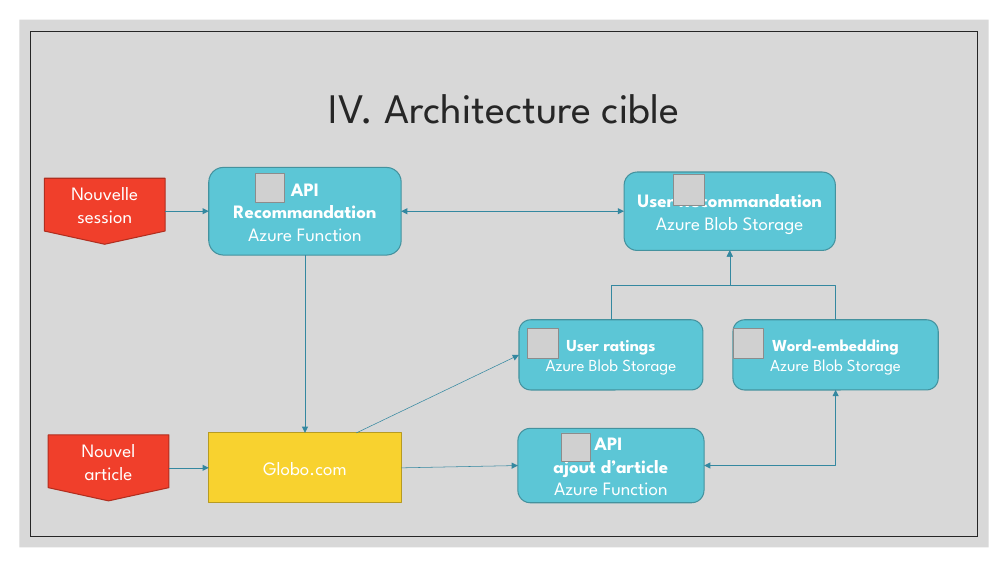
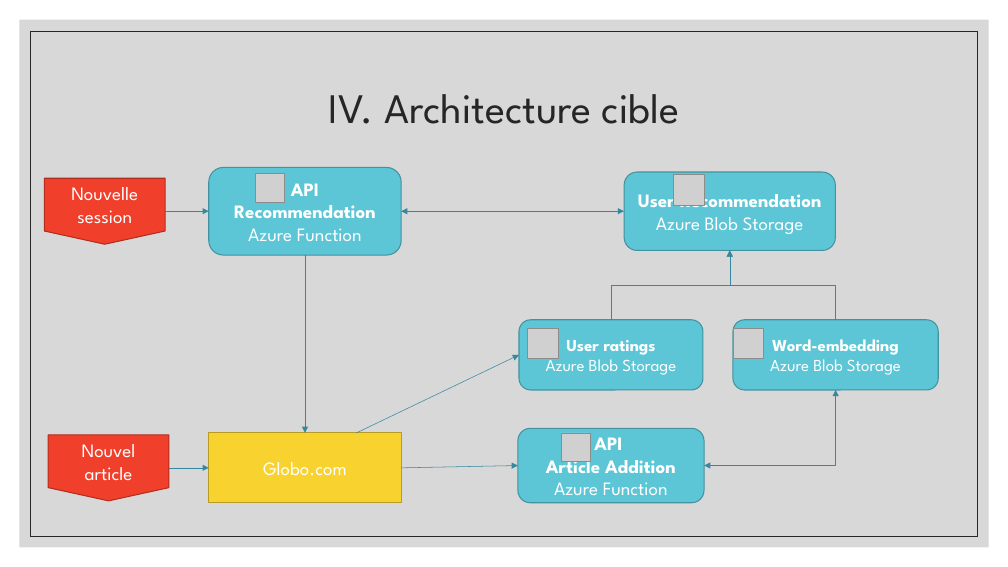
Before and after one commit to AntoninGarret/P9-Logo-Recommandation, a slide deck: slide 13 of Presentation.pptx. Drawn at 1008x567 pixels with LibreOffice and Linux fonts; fonts in the diff are those of the drawing; grey boxes stand for pictures. Boxes give left, top, right and bottom in pixels: in the first picture for what was removed or moved away, otherwise in the second. Text is boxed around its words. In the diff, an @@ line names an element or a change of style, - is before the commit and + after.

Commit message:
presentation pdf

```diff
--- a/Presentation.pptx
+++ b/Presentation.pptx
@@ text in rounded rectangle at (234,183,376,218): text changed @@
-API Recommandation
+API Recommendation
@@ text in rounded rectangle at (638,188,822,207): text changed @@
-User Recommandation
+User Recommendation
@@ text in rounded rectangle at (546,453,676,473): text changed @@
-ajout d’article
+Article Addition
```
Also in this commit, not shown: 7 other slides changed, 1 other file.
